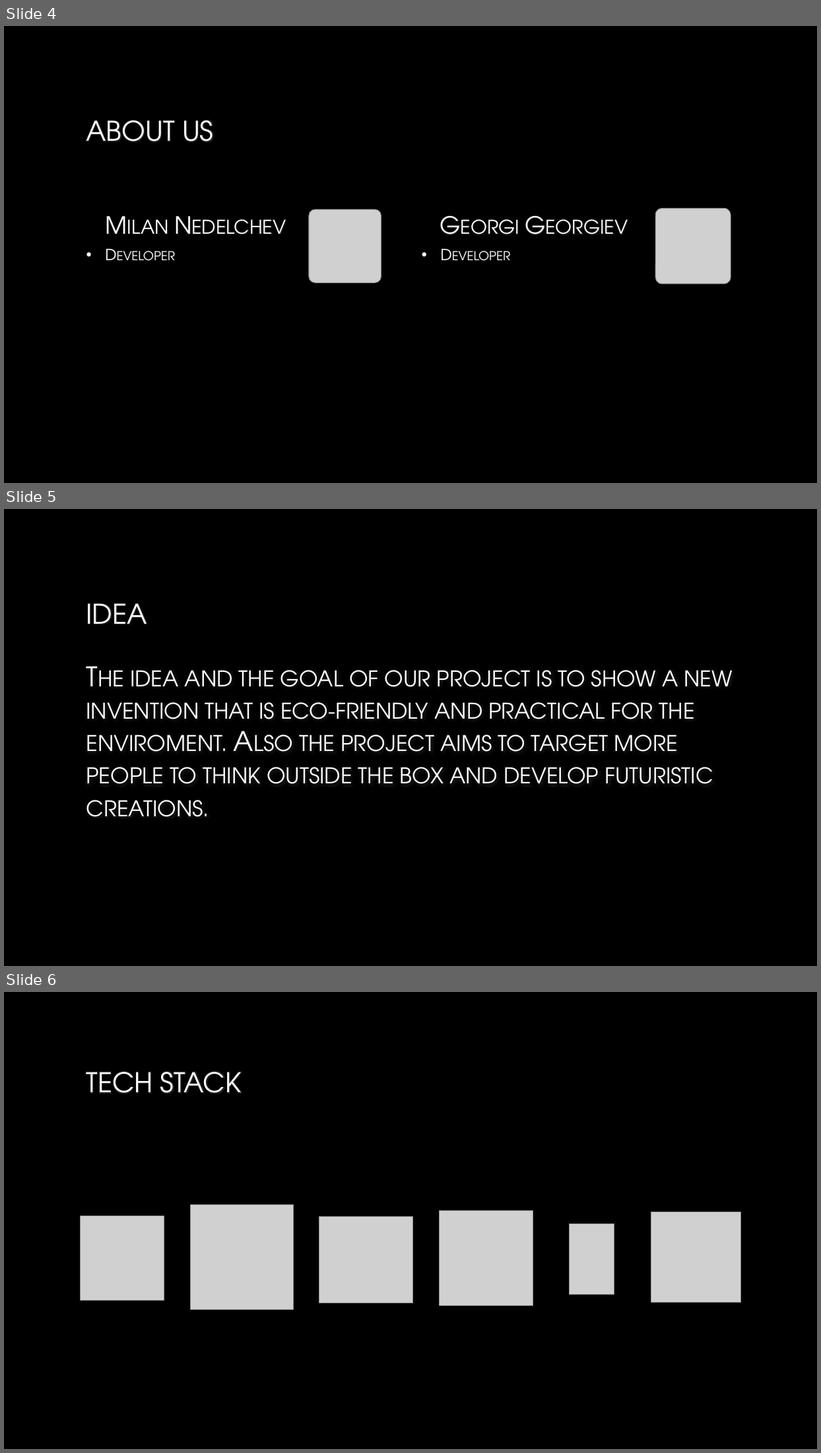
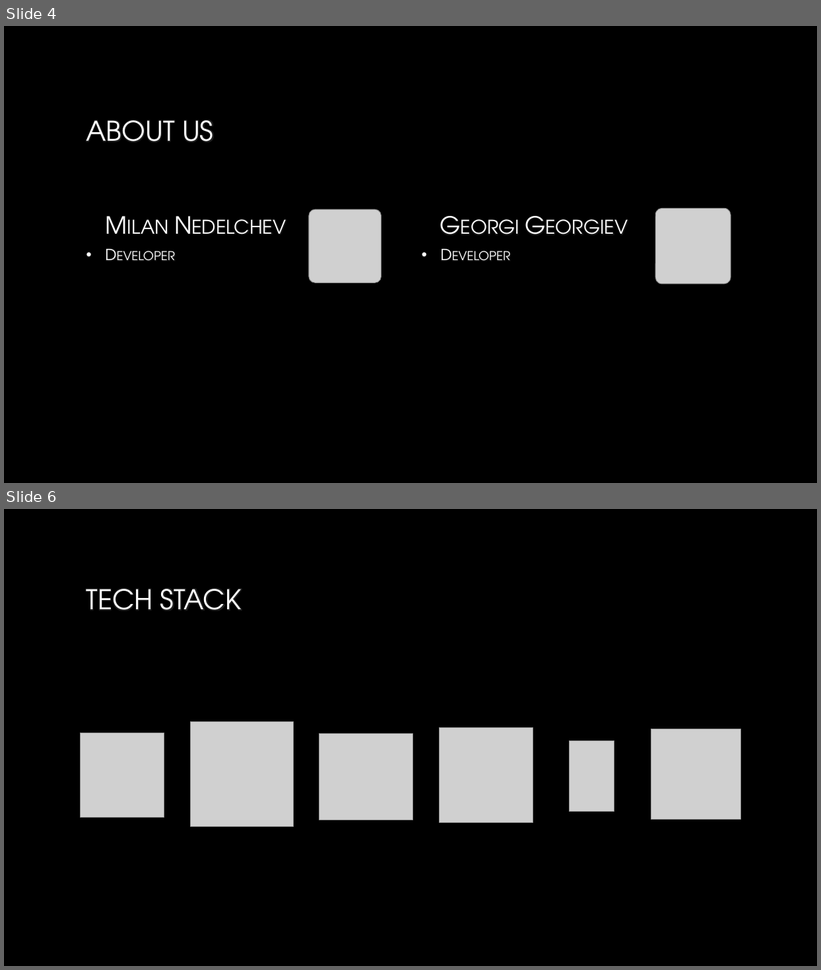
Before and after one commit to isstanchev22/Green-Ski, a slide deck: documents/GREENSKI (1).pptx. Shown one above the other, each under a label of ours: slides 4, 5 and 6 before the commit, slides 4 and 6 after it; the slides between them are not shown. The pictures are 821x1453 and 821x970 pixels, drawn with LibreOffice and Linux fonts; fonts in the diff are those of the drawing; grey boxes stand for pictures; background and template pictures are left out. Boxes give left, top, right and bottom in pixels: in the first picture for what was removed or moved away, otherwise in the second. Text is boxed around its words. In the diff, an @@ line names an element or a change of style, - is before the commit and + after.

```diff
--- a/documents/GREENSKI (1).pptx
+++ b/documents/GREENSKI (1).pptx
@@ slide 5 removed at (x1=4, y1=509, x2=817, y2=966), background picture (left out) @@
@@ title removed at (x1=86, y1=603, x2=147, y2=624) @@
-IDEA
@@ text removed at (x1=86, y1=670, x2=733, y2=817) @@
-The idea and the goal of our project is to show a new invention that is eco-friendly and practical for the enviroment. Also the project aims to target more people to think outside the box and develop futuristic creations.
```
Also in this commit, not shown: 1 slide added, 6 other files.
